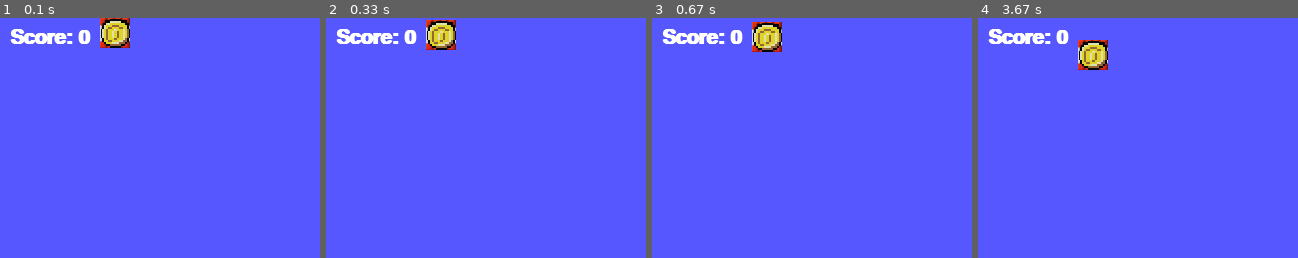
Above: before the commit, frames 1-4 (left to right).
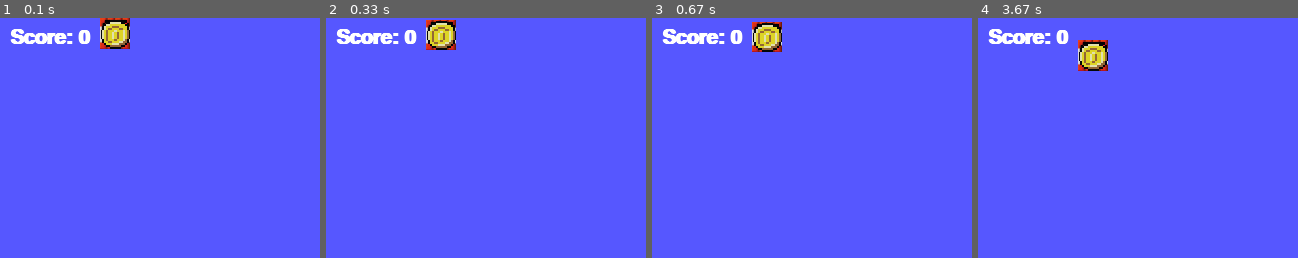
Above: after the commit, the same moments.

Repository: IIM-Creative-Technology/Pygame_TNTRain
Game: pygame game, started from Minecraft_tnt_rain.py
Two runs of this game, one before a commit and one after it. Both use one fixed random seed, a clock stepped at 60 frames per second and the inputs below.
Inputs:
- Up to frame 1 (0.1 s): no input
- Up to frame 2 (0.33 s): no input
- Up to frame 3 (0.67 s): hold Right from 0.33 s (still down)
- Up to frame 4 (3.67 s): release Right at 0.8 s; hold Right 0.83-1.3 s; hold Left 1.33-1.87 s; hold Left 1.9-2.3 s; hold Right 2.33-2.97 s; hold Left 3-3.47 s; hold Right from 3.5 s (still down)
The pictures show only the part of the screen within x 0-50%, y 0-50%; the shares and areas given below are measured in that part.

The runs differ from the first frame. In frame 1, 0.3% of the frame differs, in the area x 31-41%, y 0-13%; in frame 2, nothing differs; in frame 3, nothing differs; in frame 4, 0.3%.

Commit message:
✨ Difficulty improvement

Diff:
--- a/Minecraft_tnt_rain.py
+++ b/Minecraft_tnt_rain.py
@@ -14,7 +14,7 @@
 height = 480
 game_window = pygame.display.set_mode((width, height))
 
-Tnts = [Tnt(), Tnt()]
+Tnts = [Tnt(), Tnt(), Tnt(), Tnt()]
 Heals = [Heal()]
 Coins = [Coin()]
 
@@ -75,8 +75,9 @@
                     pygame.display.flip()
                     pygame.time.delay(3000)
                     p = Player()
-                    Tnts = [Tnt(), Tnt()]
+                    Tnts = [Tnt(), Tnt(), Tnt(), Tnt()]
                     Heals = [Heal()]
+                    Coins = [Coin()]
                     score = 0
                     health = 5
 
@@ -95,6 +96,16 @@
                 Coins.remove(c)
                 score += 1
 
+    if score % 1 == 0 and score != 0:
+        for t in Tnts:
+            t.vit += 0.00001
+            c.vit += 0.000025
+
+    if health % 1 == 0 and health != 0:
+        for h in Heals:
+            t.vit += 0.000025
+            c.vit += 0.000025
+
     text = font.render("Score: " + str(score), 1, WHITE)
     game_window.blit(text, (10, 10))
     text2 = font2.render("Health: " + str(health), 1, WHITE)
